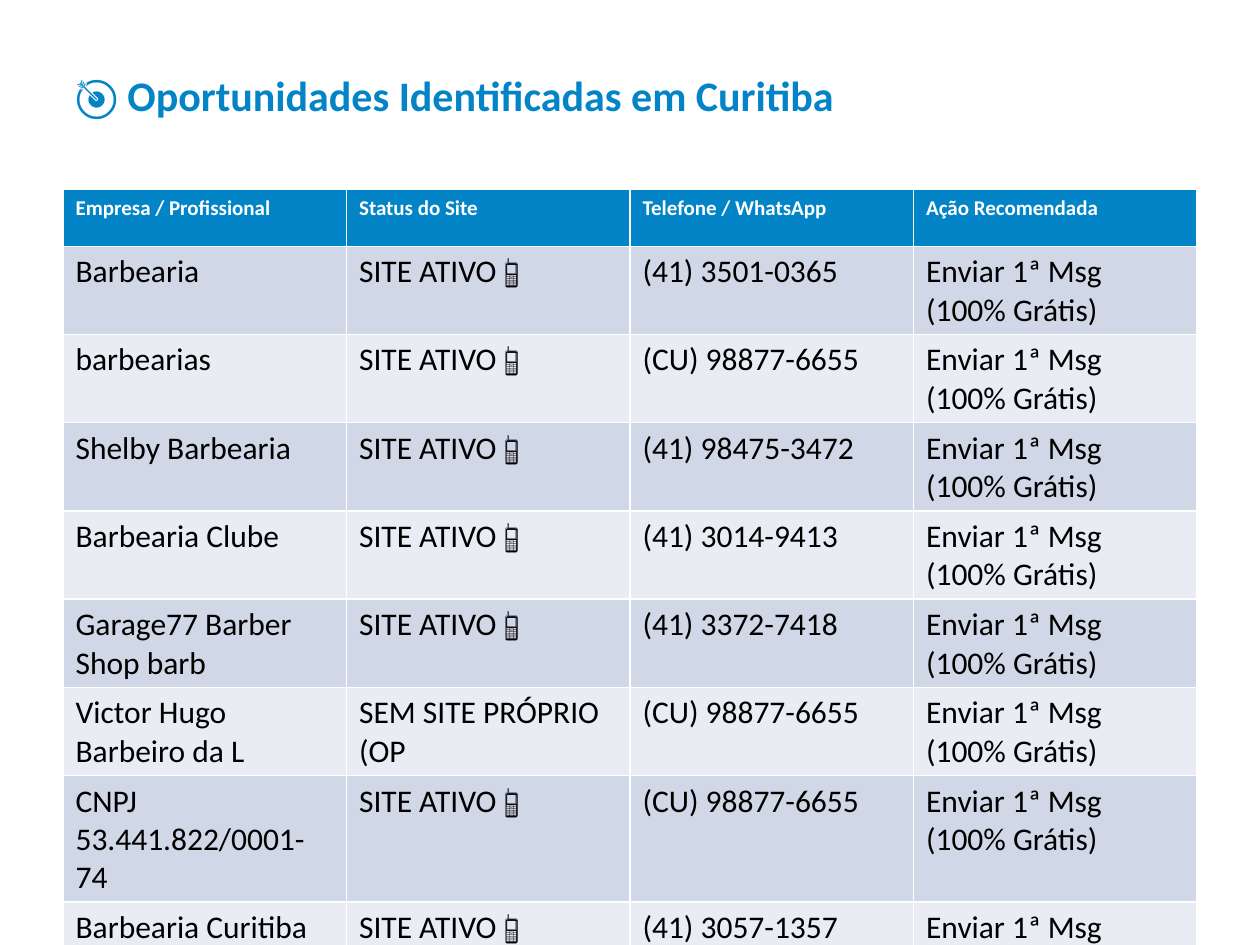
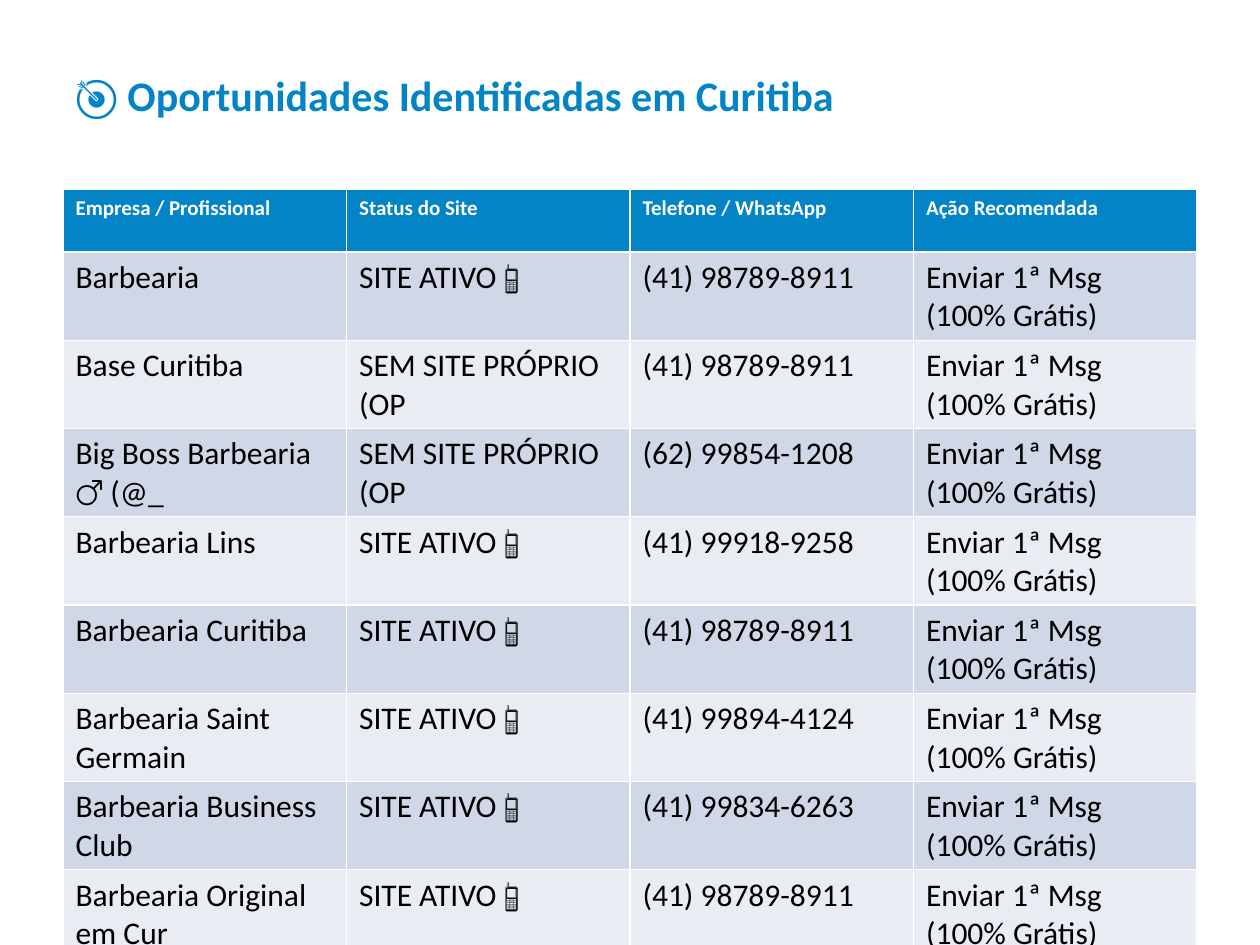
Before and after one commit to jaop2158-sketch/webfy-leads, a slide deck: slide 2 of relatorio_barbearia_curitiba.pptx. Drawn at 1260x945 pixels with LibreOffice and Linux fonts; fonts in the diff are those of the drawing. Boxes give left, top, right and bottom in pixels: in the first picture for what was removed or moved away, otherwise in the second. Text is boxed around its words. In the diff, an @@ line names an element or a change of style, - is before the commit and + after.

```diff
--- a/relatorio_barbearia_curitiba.pptx
+++ b/relatorio_barbearia_curitiba.pptx
@@ table at [63,189,1197,945] @@
-row 2: Barbearia | SITE ATIVO 📱 | (41) 3501-0365 | Enviar 1ª Msg (100% Grátis)
-row 3: barbearias | SITE ATIVO 📱 | (CU) 98877-6655 | Enviar 1ª Msg (100% Grátis)
-row 4: Shelby Barbearia | SITE ATIVO 📱 | (41) 98475-3472 | Enviar 1ª Msg (100% Grátis)
-row 5: Barbearia Clube | SITE ATIVO 📱 | (41) 3014-9413 | Enviar 1ª Msg (100% Grátis)
-row 6: Garage77 Barber Shop barb | SITE ATIVO 📱 | (41) 3372-7418 | Enviar 1ª Msg (100% Grátis)
-row 7: Victor Hugo Barbeiro da L | SEM SITE PRÓPRIO (OP | (CU) 98877-6655 | Enviar 1ª Msg (100% Grátis)
-row 8: CNPJ 53.441.822/0001-74 | SITE ATIVO 📱 | (CU) 98877-6655 | Enviar 1ª Msg (100% Grátis)
-row 9: Barbearia Curitiba em Ort | SITE ATIVO 📱 | (41) 3057-1357 | Enviar 1ª Msg (100% Grátis)
-row 10: Barbearia Curitiba Oficia | SITE ATIVO 📱 | (CU) 98877-6655 | Enviar 1ª Msg (100% Grátis)
+row 2: Barbearia | SITE ATIVO 📱 | (41) 98789-8911 | Enviar 1ª Msg (100% Grátis)
+row 3: Base Curitiba | SEM SITE PRÓPRIO (OP | (41) 98789-8911 | Enviar 1ª Msg (100% Grátis)
+row 4: Big Boss Barbearia ♂️ (@_ | SEM SITE PRÓPRIO (OP | (62) 99854-1208 | Enviar 1ª Msg (100% Grátis)
+row 5: Barbearia Lins | SITE ATIVO 📱 | (41) 99918-9258 | Enviar 1ª Msg (100% Grátis)
+row 6: Barbearia Curitiba | SITE ATIVO 📱 | (41) 98789-8911 | Enviar 1ª Msg (100% Grátis)
+row 8: Barbearia Business Club | SITE ATIVO 📱 | (41) 99834-6263 | Enviar 1ª Msg (100% Grátis)
+row 9: Barbearia Original em Cur | SITE ATIVO 📱 | (41) 98789-8911 | Enviar 1ª Msg (100% Grátis)
+row 10: Unidades | SITE ATIVO 📱 | (41) 99553-7410 | Enviar 1ª Msg (100% Grátis)
```
Also in this commit, not shown: 5 other files.
